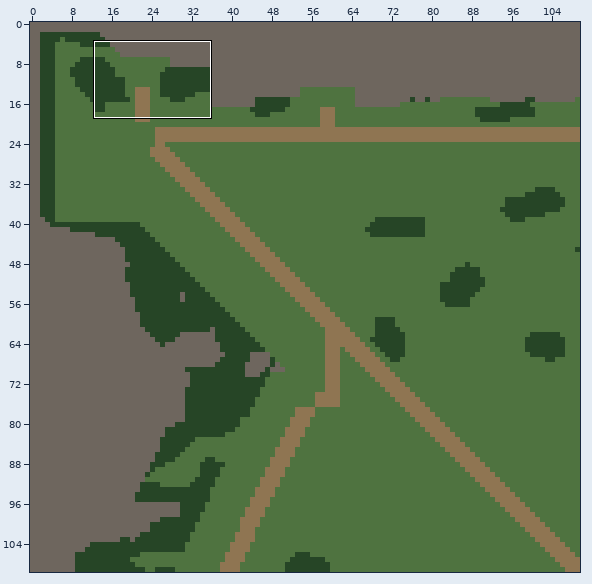
One commit to this Tiled map: maps/twin_marches.tmx. The first picture is a wide view before the edit; the outline marks the close-up.
Close-up. Before:
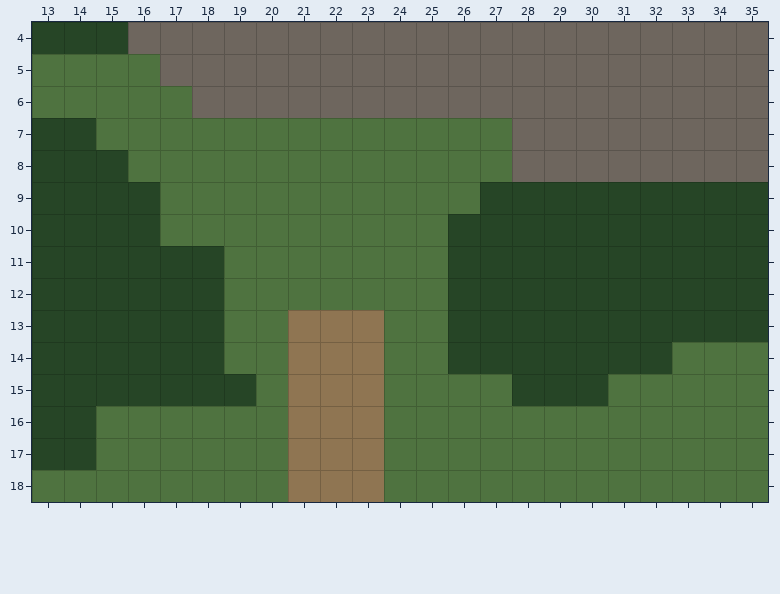
Cells are 32x32 px. Shown: x 13..35, y 4..18. The commit also changed other parts of the map, which this record leaves out.
Now the later version:
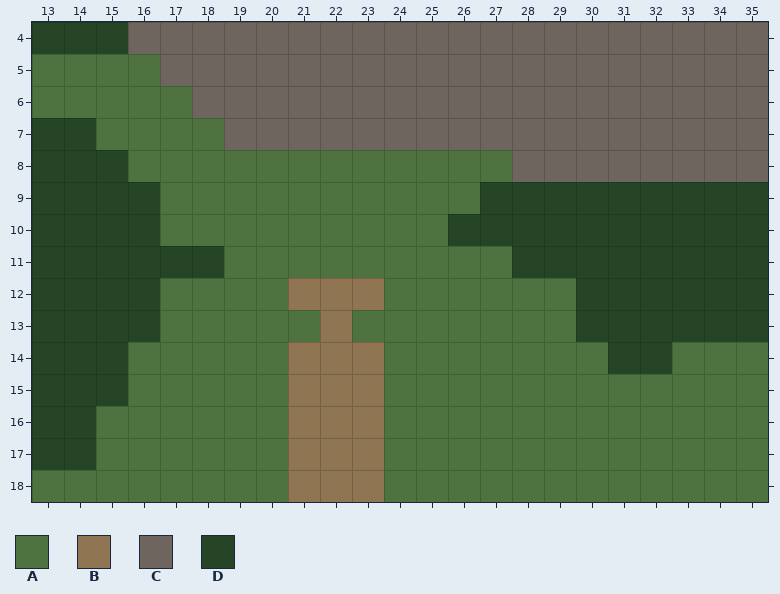
Key: from "terrain": A 0, B 1, C 2, D 3.
_ is an empty cell, . an unchanged one.
Edits made:
--- layer "ground"
@@ x 19..27 @@
- 7 AAAAAAAAA
+ 7 CCCCCCCCC
@@ x 16..30 @@
-11 ..........DD...
-12 .DD..AAA..DDDD.
-13 .DD..B.B..DDDD.
-14 DDD.......DDDDD
-15 DDDD........DDD
+11 ..........AA...
+12 .AA..BBB..AAAA.
+13 .AA..A.A..AAAA.
+14 AAA.......AAAAA
+15 AAAA........AAA
